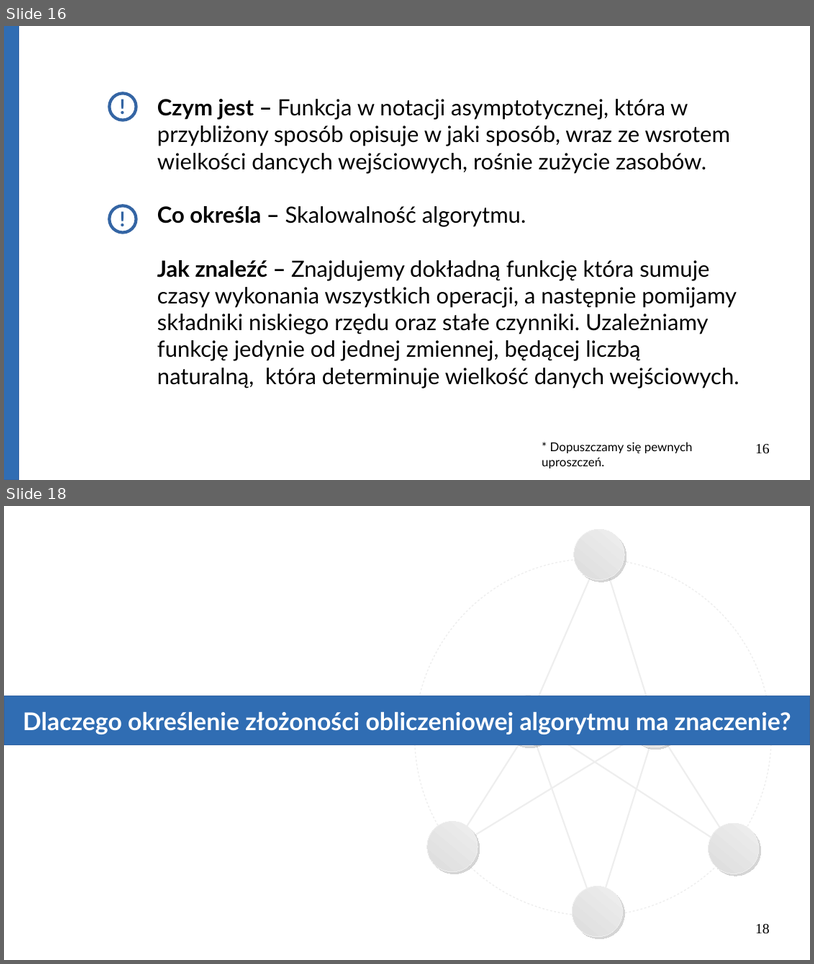
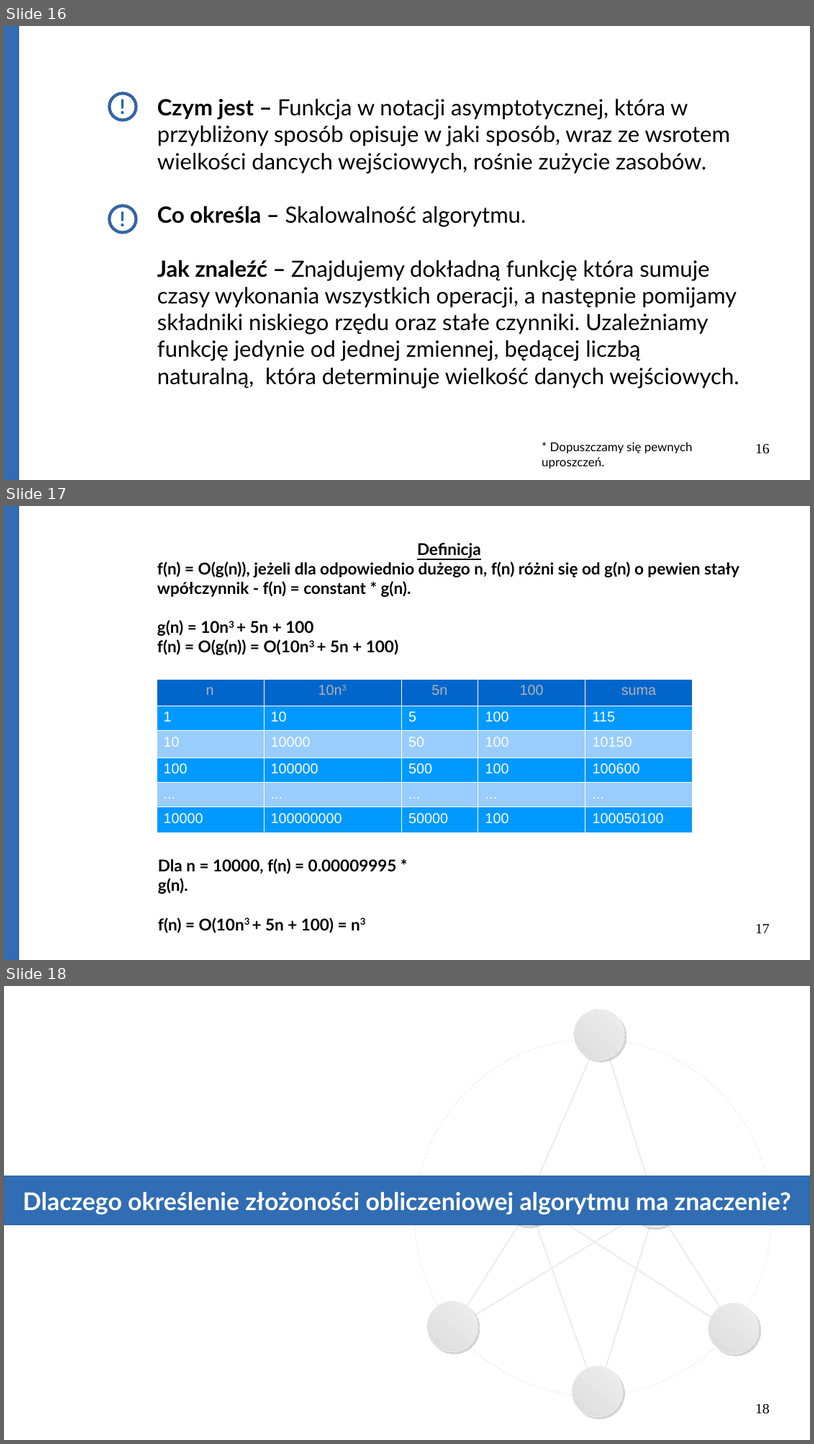
Before and after one commit to Michael-Wisniewski/algorithmic-workshop, a slide deck: gotowa.odp. Shown one above the other, each under a label of ours: slides 16 and 18 before the commit, slides 16, 17 and 18 after it; the slides between them are not shown. The pictures are 814x964 and 814x1444 pixels, drawn with LibreOffice and Linux fonts; fonts in the diff are those of the drawing. Boxes give left, top, right and bottom in pixels: in the first picture for what was removed or moved away, otherwise in the second. Text is boxed around its words. In the diff, an @@ line names an element or a change of style, - is before the commit and + after.

```diff
--- a/gotowa.odp
+++ b/gotowa.odp
@@ slide 17 added at (4, 506, 810, 960), background #FFFFFF @@
@@ rectangle added at (4, 506, 18, 960), fill #306DB3, outline #3465A4 0 pt @@
@@ text added at (157, 543, 740, 655), 16 pt, text #000000, bold @@
+Definicja
+f(n) = O(g(n)), jeżeli dla odpowiednio dużego n, f(n) różni się od g(n) o pewien stały wpółczynnik - f(n) = constant * g(n).
+g(n) = 10n3 + 5n + 100
+f(n) = O(g(n)) = O(10n3 + 5n + 100)
@@ table added at (156, 679, 694, 832), 6 rows, 5 columns @@
+n | 10n3 | 5n | 100 | suma
+1 | 10 | 5 | 100 | 115
+10 | 10000 | 50 | 100 | 10150
+100 | 100000 | 500 | 100 | 100600
+... | ... | ... | ... | ...
+10000 | 100000000 | 50000 | 100 | 100050100
@@ text added at (158, 858, 397, 933), 16 pt, text #000000, bold @@
+Dla n = 10000, f(n) = 0.00009995 * g(n).
+f(n) = O(10n3 + 5n + 100) = n3
@@ page number added at (756, 924, 770, 933), 14 pt, text #000000 @@
+17
```
Also in this commit, not shown: 5 slides changed, 1 slide removed, 1 other file.
